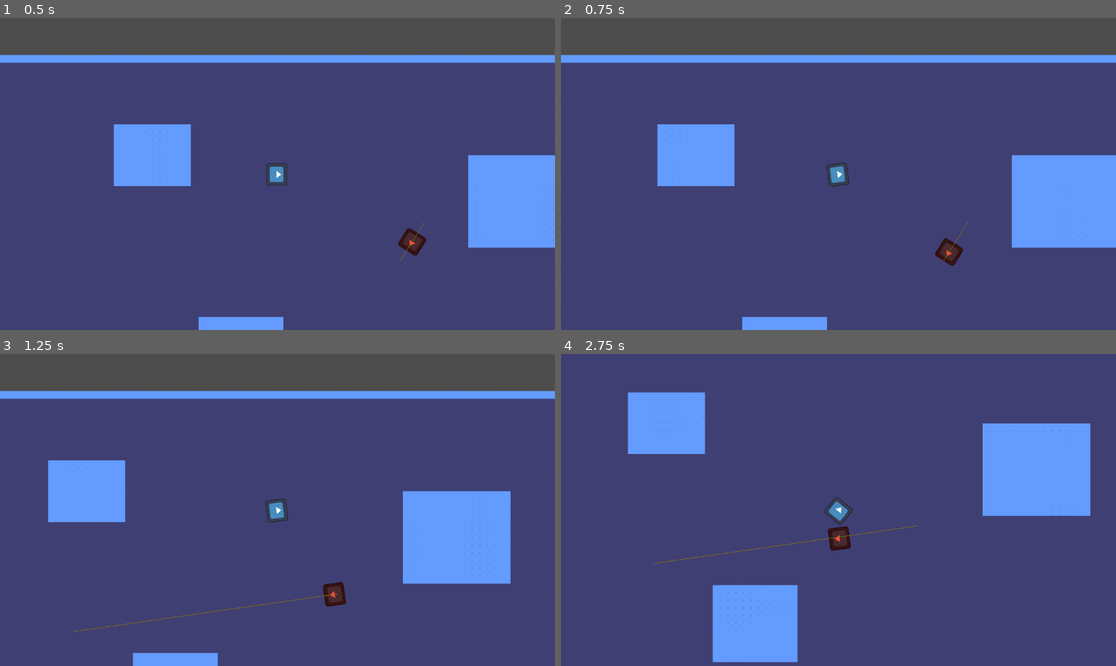
Above: before the commit, frames 1-4 (two rows, left to right).
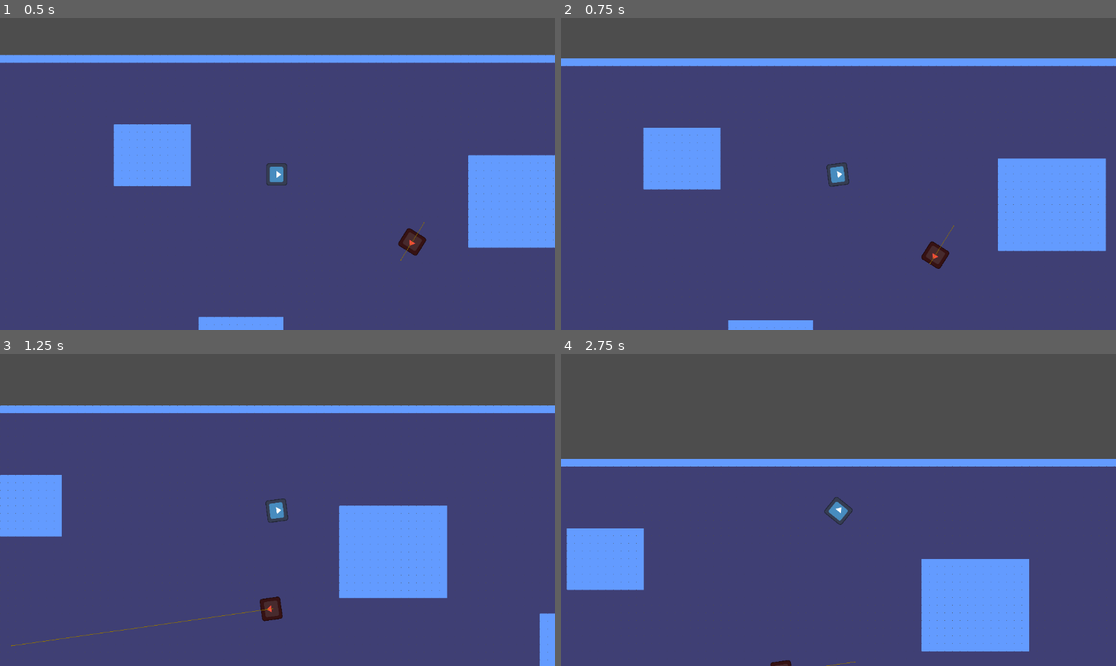
Above: after the commit, the same moments.

Repository: Gorgun-North/project-x
Game: Godot game, scene res://scenes/level_scenes/root.tscn
Same seed, same stepped clock (60 frames per second), same inputs: the game is played once before the commit and once after it. The engine's default icon, where the game draws it, is replaced by a stand-in: a white triangle on a blue panel in a dark square.
Inputs (mouse positions are in pixels of both pictures, inside the frame that each line leads up to):
- Up to frame 1 (0.5 s): no input
- Up to frame 2 (0.75 s): move the mouse to (960, 158) at 0.52 s; hold D (WASD_RIGHT) from 0.53 s (still down); tap Space (SPACEBAR, bound only after the commit) at 0.6 s
- Up to frame 3 (1.25 s): keep holding D (WASD_RIGHT)
- Up to frame 4 (2.75 s): move the mouse to (727, 525) at 1.27 s; release D (WASD_RIGHT) at 1.28 s; hold S (WASD_DOWN) 1.28-2.03 s; tap Space (SPACEBAR, bound only after the commit) at 1.35, 2.1 s; move the mouse to (894, 441) at 2.02 s; hold D (WASD_RIGHT) from 2.03 s (still down)

Frame 1 is identical in both runs. In frame 2, 6.4% of the frame differs, in the area x 0-100%, y 11-100%; in frame 3, 21%; in frame 4, 51%, in the area x 0-100%, y 0-100%.

Commit message:
Added the start of the enemy dodge and coded in the player dodge

Diff:
--- a/project.godot
+++ b/project.godot
@@ -45,6 +45,11 @@
 "events": [Object(InputEventKey,"resource_local_to_scene":false,"resource_name":"","device":-1,"window_id":0,"alt_press …(192 unchanged characters)…
 ]
 }
+SPACEBAR={
+"deadzone": 0.2,
+"events": [Object(InputEventKey,"resource_local_to_scene":false,"resource_name":"","device":-1,"window_id":0,"alt_pressed":false,"shift_pressed":false,"ctrl_pressed":false,"meta_pressed":false,"pressed":false,"keycode":0,"physical_keycode":32,"key_label":0,"unicode":32,"location":0,"echo":false,"script":null)
+]
+}
 
 [navigation]
 
--- a/scenes/object_scenes/enemy.tscn
+++ b/scenes/object_scenes/enemy.tscn
@@ -1,14 +1,17 @@
-[gd_scene load_steps=6 format=3 uid="uid://oa3qkjuqwrp0"]
+[gd_scene load_steps=8 format=3 uid="uid://oa3qkjuqwrp0"]
 
 [ext_resource type="Texture2D" uid="uid://dnsew7nd2l33f" path="res://icon.svg" id="1_rrwef"]
 [ext_resource type="Script" uid="uid://bxrfkv7bc6ydf" path="res://scripts/state_scripts/state_controller.gd" id="2_21n3x"]
 [ext_resource type="Script" uid="uid://dy5sreqcaen4y" path="res://scripts/enemy_scripts/enemy_idle.gd" id="3_4wdx0"]
 [ext_resource type="Script" uid="uid://bj1pgmrbpmil3" path="res://scripts/enemy_scripts/enemy_move_2.gd" id="4_rrwef"]
+[ext_resource type="Script" uid="uid://b4dv7k0e31r3t" path="res://scripts/enemy_scripts/enemy_dodge.gd" id="5_4wdx0"]
+[ext_resource type="Script" uid="uid://be7w5hi4ld6f7" path="res://scripts/enemy_scripts/enemy_look_at_player.gd" id="6_vssxo"]
 
 [sub_resource type="CircleShape2D" id="CircleShape2D_rrwef"]
 radius = 80.0
 
 [node name="Enemy" type="CharacterBody2D"]
+safe_margin = 15.0
 
 [node name="Sprite2D" type="Sprite2D" parent="."]
 modulate = Color(1, 0.300051, 0.236805, 1)
@@ -36,14 +39,27 @@
 max_speed = 200.0
 nav = NodePath("../../NavigationAgent2D")
 
+[node name="Dodge" type="Node" parent="state_machine_controller" node_paths=PackedStringArray("nav", "move_dest_ray")]
+script = ExtResource("5_4wdx0")
+nav = NodePath("../../NavigationAgent2D")
+move_dest_ray = NodePath("../../move_destination_raycast")
+
 [node name="NavigationAgent2D" type="NavigationAgent2D" parent="."]
 radius = 80.0
 debug_enabled = true
 debug_use_custom = true
 debug_path_custom_color = Color(0.577629, 0.459409, 0, 1)
 
-[node name="move_destination_raycast (deprecated)" type="RayCast2D" parent="."]
+[node name="move_destination_raycast" type="RayCast2D" parent="."]
 top_level = true
 hit_from_inside = true
 
+[node name="enemy_to_player_ray" type="RayCast2D" parent="."]
+modulate = Color(0.99226, 0, 0.364457, 1)
+
+[node name="Look_at_player" type="Node" parent="." node_paths=PackedStringArray("body", "enemy_to_player_ray")]
+script = ExtResource("6_vssxo")
+body = NodePath("..")
+enemy_to_player_ray = NodePath("../enemy_to_player_ray")
+
 [connection signal="velocity_computed" from="NavigationAgent2D" to="state_machine_controller/Move" method="_on_navigation_agent_2d_velocity_computed"]
--- a/scenes/object_scenes/player.tscn
+++ b/scenes/object_scenes/player.tscn
@@ -1,15 +1,17 @@
-[gd_scene load_steps=7 format=3 uid="uid://c8bibno0p31yd"]
+[gd_scene load_steps=8 format=3 uid="uid://c8bibno0p31yd"]
 
 [ext_resource type="Texture2D" uid="uid://dnsew7nd2l33f" path="res://icon.svg" id="1_xjjvf"]
 [ext_resource type="Script" uid="uid://wg4kyxho2lon" path="res://scripts/player_scripts/player_move.gd" id="2_gfahr"]
 [ext_resource type="Script" uid="uid://bxrfkv7bc6ydf" path="res://scripts/state_scripts/state_controller.gd" id="3_gfahr"]
 [ext_resource type="Script" uid="uid://db4to3nv4681q" path="res://scripts/player_scripts/player_idle.gd" id="4_7vqky"]
+[ext_resource type="Script" uid="uid://d1l0ieqx84tnc" path="res://scripts/player_scripts/player_dodge.gd" id="4_rerrf"]
 [ext_resource type="Script" uid="uid://cne6cycqyygxn" path="res://scripts/player_scripts/player_mouse_look.gd" id="5_u2ccb"]
 
 [sub_resource type="CircleShape2D" id="CircleShape2D_u2ccb"]
 radius = 56.0892
 
 [node name="Player" type="CharacterBody2D" groups=["Player"]]
+safe_margin = 8.0
 
 [node name="Sprite2D" type="Sprite2D" parent="."]
 position = Vector2(-3, 2)
@@ -33,6 +35,9 @@
 player_speed = 400.0
 
 [node name="Dodge" type="Node" parent="State_controller"]
+script = ExtResource("4_rerrf")
+dodge_speed = 900.0
+dodge_duration = 0.5
 
 [node name="Idle" type="Node" parent="State_controller"]
 script = ExtResource("4_7vqky")
--- a/scripts/enemy_move.gd
+++ b/scripts/enemy_scripts/enemy_dodge.gd
@@ -1,5 +1,5 @@
 extends states
-class_name enemy_move
+class_name enemy_dodge
 
 @export var speed: float
 
@@ -11,8 +11,8 @@
 #Variable for when the target finds the distance to the nav target acceptable
 @export var target_reached_distance: float
 
-var min_random_target_distance: float = -1000
-var max_random_target_distance: float = 1000
+var min_random_target_distance: float = -300
+var max_random_target_distance: float = 300
 
 var rng = RandomNumberGenerator.new()
 
--- /dev/null
+++ b/scripts/enemy_scripts/enemy_look_at_player.gd
@@ -0,0 +1,16 @@
+extends Node
+class_name enemy_look_at_player
+
+@export var body: CharacterBody2D
+@export var enemy_to_player_ray: RayCast2D
+
+var player: CharacterBody2D
+
+func _ready() -> void:
+	player = get_tree().get_first_node_in_group("Player")
+
+func _physics_process(_delta: float) -> void:
+	enemy_to_player_ray.global_position = body.global_position
+
+	if player:
+		enemy_to_player_ray.target_position = enemy_to_player_ray.to_local(player.global_position)
--- a/scripts/enemy_scripts/enemy_move_2.gd
+++ b/scripts/enemy_scripts/enemy_move_2.gd
@@ -1,7 +1,7 @@
 extends states
 class_name enemy_move2
 
-@export var max_speed     : float = 80.0
+@export var max_speed     : float = 400.0
 @export var arrive_radius : float = 4.0
 @export var pause_seconds : float = 0.3
 
--- /dev/null
+++ b/scripts/player_scripts/player_dodge.gd
@@ -0,0 +1,21 @@
+extends states
+class_name player_dodge
+
+
+@export var dodge_speed: float = 700
+@export var dodge_duration: float = 0.3
+
+var dodge_direction: Vector2
+var dodge_timer: float = 0.0
+
+func Entered() -> void:
+	dodge_timer = dodge_duration
+	var mouse_pos = body.get_global_mouse_position()
+	dodge_direction = (mouse_pos - body.global_position).normalized()
+
+func Physics_Update(delta) -> void:
+	if dodge_direction != Vector2.ZERO:
+		dodge_timer -= delta
+		body.velocity = dodge_direction * dodge_speed
+		if dodge_timer <= 0.0:
+			Transitioned.emit(self, "idle")
--- a/scripts/player_scripts/player_idle.gd
+++ b/scripts/player_scripts/player_idle.gd
@@ -14,5 +14,7 @@
 		#Smoothly stops the movement of the player once they stop moving.
 		body.velocity = body.velocity.move_toward(Vector2.ZERO, decelaration * _delta)
 
-	if input_vector != Vector2.ZERO:
+	if Input.is_action_just_pressed("SPACEBAR"):
+		Transitioned.emit(self, "dodge")
+	elif input_vector != Vector2.ZERO:
 		Transitioned.emit(self, "move")
--- a/scripts/player_scripts/player_move.gd
+++ b/scripts/player_scripts/player_move.gd
@@ -17,7 +17,10 @@
 
 	body.velocity = input_vector * player_speed
 
-	if input_vector == Vector2.ZERO:
+	if Input.is_action_just_pressed("SPACEBAR"):
+		Transitioned.emit(self, "dodge")
+
+	elif input_vector == Vector2.ZERO:
 		Transitioned.emit(self, "idle")
 	else:
 		last_input_vector = input_vector #Keep the last input up to date until the state changes
Renamed: scripts/enemy_move.gd.uid -> scripts/enemy_scripts/enemy_dodge.gd.uid
Not shown, added: scripts/enemy_scripts/enemy_look_at_player.gd.uid
Not shown, added: scripts/player_scripts/player_dodge.gd.uid
